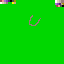
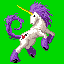
Layer changes from the first 64×64 image to the second:
removed layer "New Layer" over (x1=0, y1=0, x2=64, y2=26)
painted on "Background" over (x1=0, y1=0, x2=64, y2=63)
